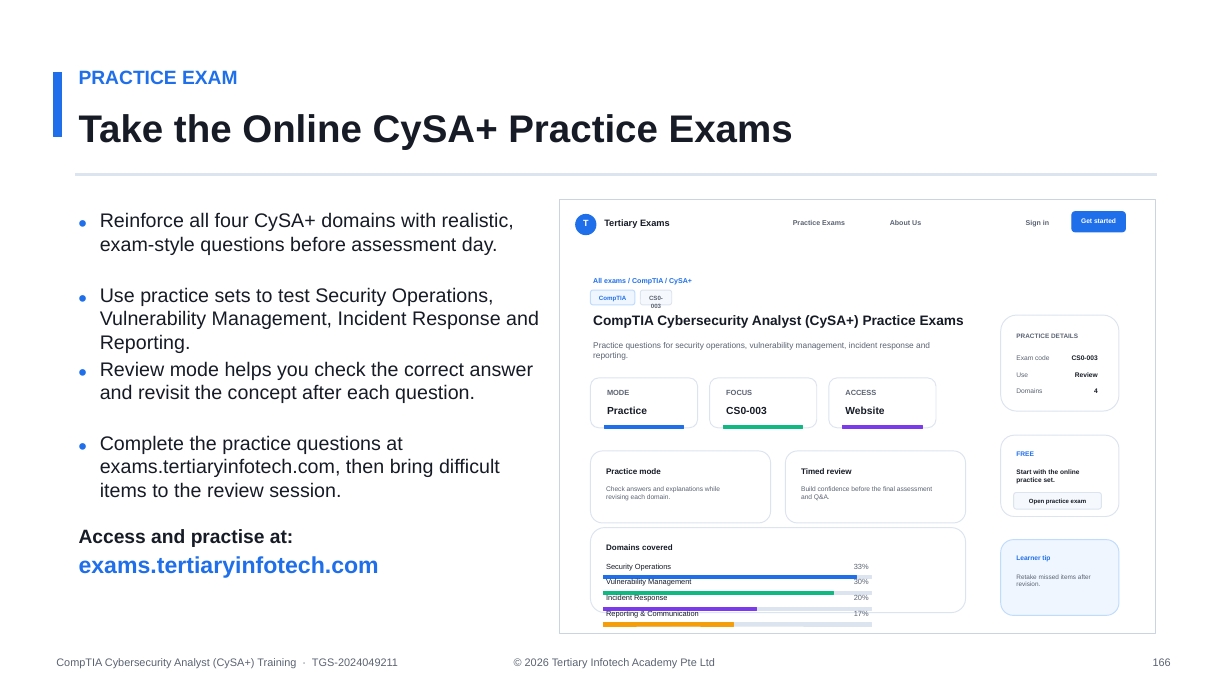
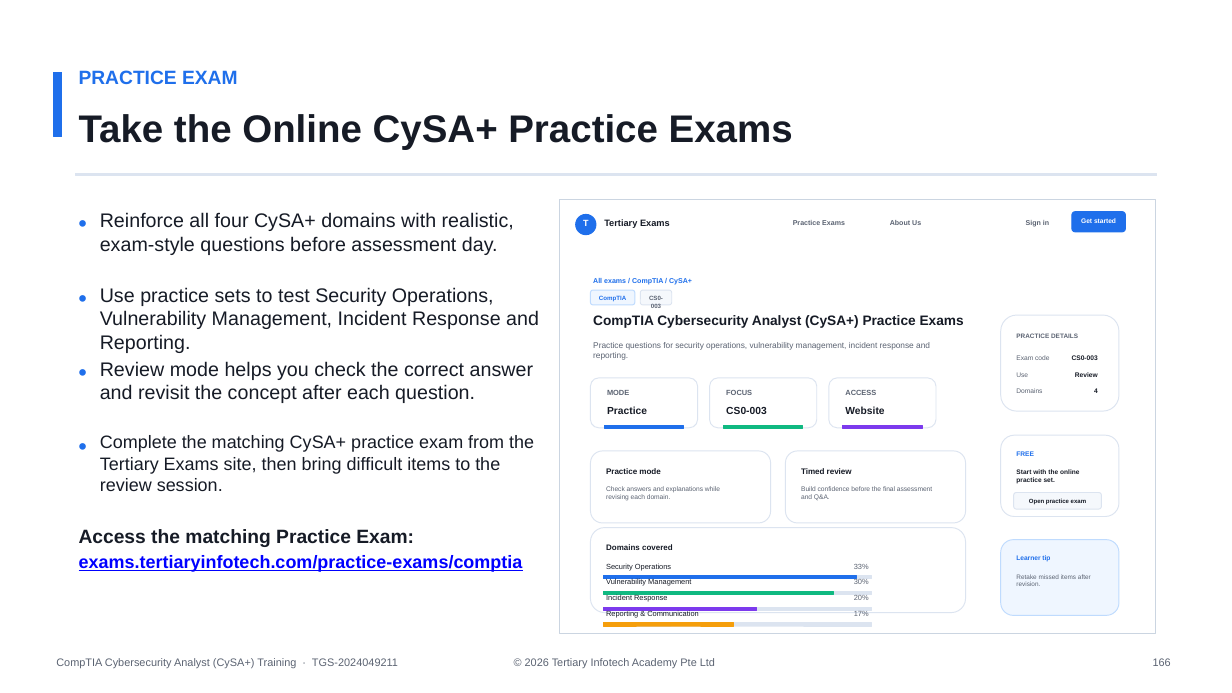
Before and after one commit to tertiarycourses/TGS-2024049211-CySAPlus, a slide deck: slide 166 of courseware/CompTIA Cybersecurity Analyst (CySA+) Training-v13.pptx. Drawn at 1232x693 pixels with LibreOffice and Linux fonts; fonts in the diff are those of the drawing. Boxes give left, top, right and bottom in pixels: in the first picture for what was removed or moved away, otherwise in the second. Text is boxed around its words. In the diff, an @@ line names an element or a change of style, - is before the commit and + after.

Commit message:
Point practice exam slide to CompTIA route

```diff
--- a/courseware/CompTIA Cybersecurity Analyst (CySA+) Training-v13.pptx
+++ b/courseware/CompTIA Cybersecurity Analyst (CySA+) Training-v13.pptx
@@ text at box(100, 435, 534, 491): text changed; size 15.3 to 14 pt @@
-Complete the practice questions at exams.tertiaryinfotech.com, then bring difficult items to the review session.
+Complete the matching CySA+ practice exam from the Tertiary Exams site, then bring difficult items to the review session.
@@ text at box(79, 529, 414, 547): text changed @@
-Access and practise at:
+Access the matching Practice Exam:
@@ text at box(79, 555, 523, 572): text changed; size 18 to 14 pt; text colour #1F6FEB to #0000FF @@
-exams.tertiaryinfotech.com
+exams.tertiaryinfotech.com/practice-exams/comptia
```
Also in this commit, not shown: 1 other file.
